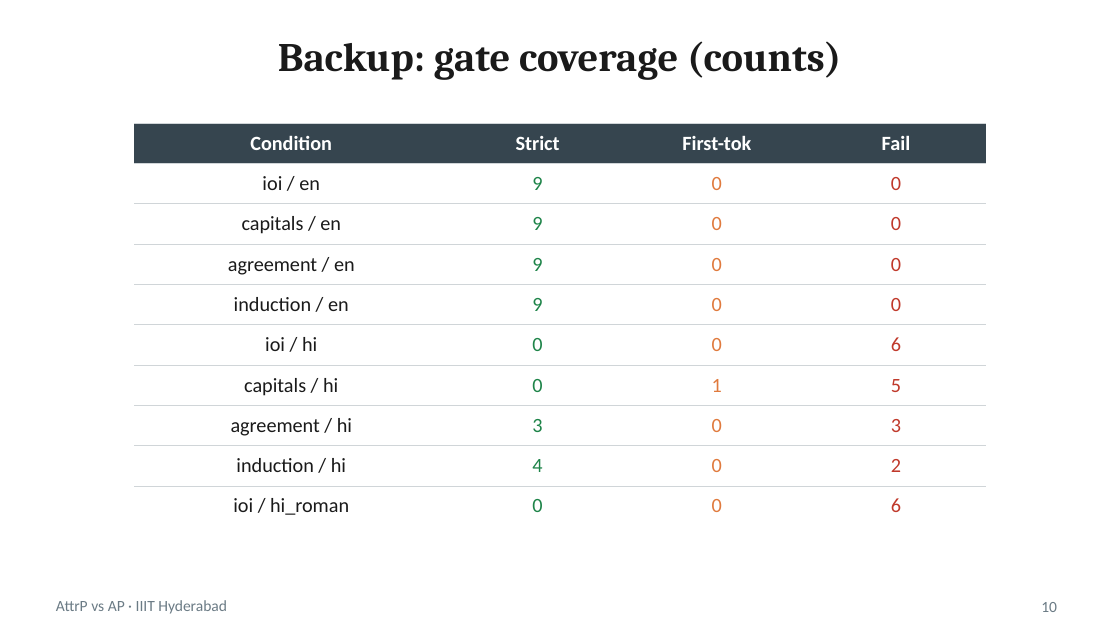
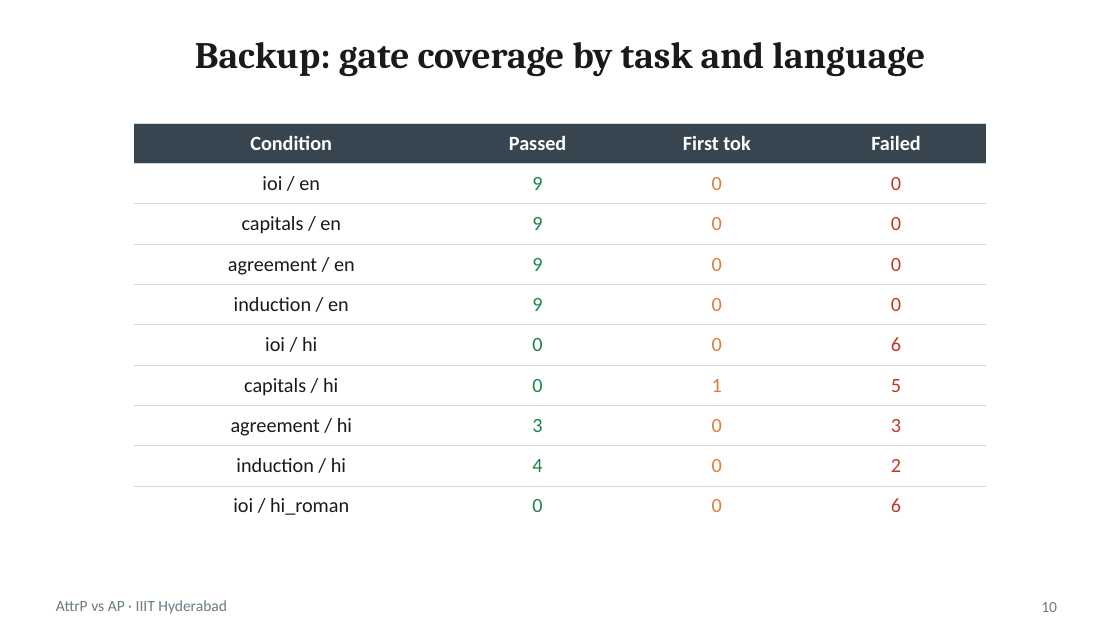
Before and after one commit to hrishirajmitra/attrp-ap-hindi, a slide deck: slide 10 of slides/results/results_deck.pptx. Drawn at 1120x630 pixels with LibreOffice and Linux fonts; fonts in the diff are those of the drawing. Boxes give left, top, right and bottom in pixels: in the first picture for what was removed or moved away, otherwise in the second. Text is boxed around its words. In the diff, an @@ line names an element or a change of style, - is before the commit and + after.

```diff
--- a/slides/results/results_deck.pptx
+++ b/slides/results/results_deck.pptx
@@ title at (x1=195, y1=42, x2=925, y2=77): text changed; size 26 to 24 pt @@
-Backup: gate coverage (counts)
+Backup: gate coverage by task and language
@@ table at (x1=134, y1=123, x2=986, y2=519) @@
-row 1: Condition | Strict | First-tok | Fail
+row 1: Condition | Passed | First tok | Failed
```
Also in this commit, not shown: 11 other slides changed, 5 other files.
